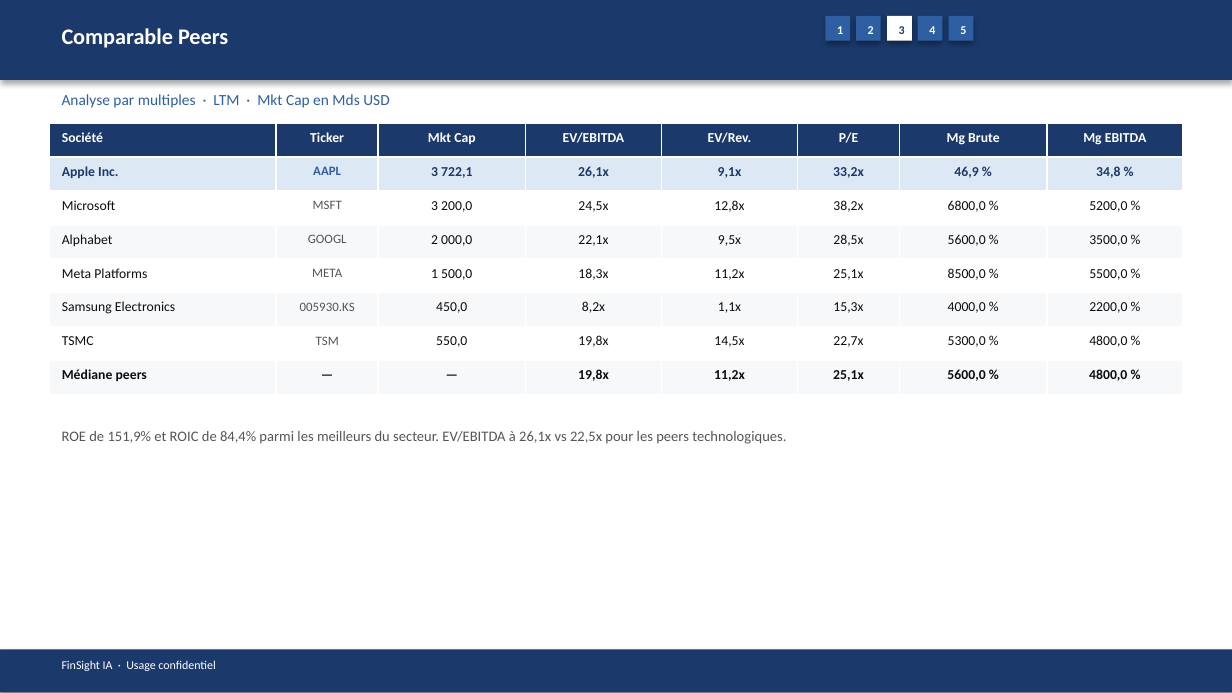
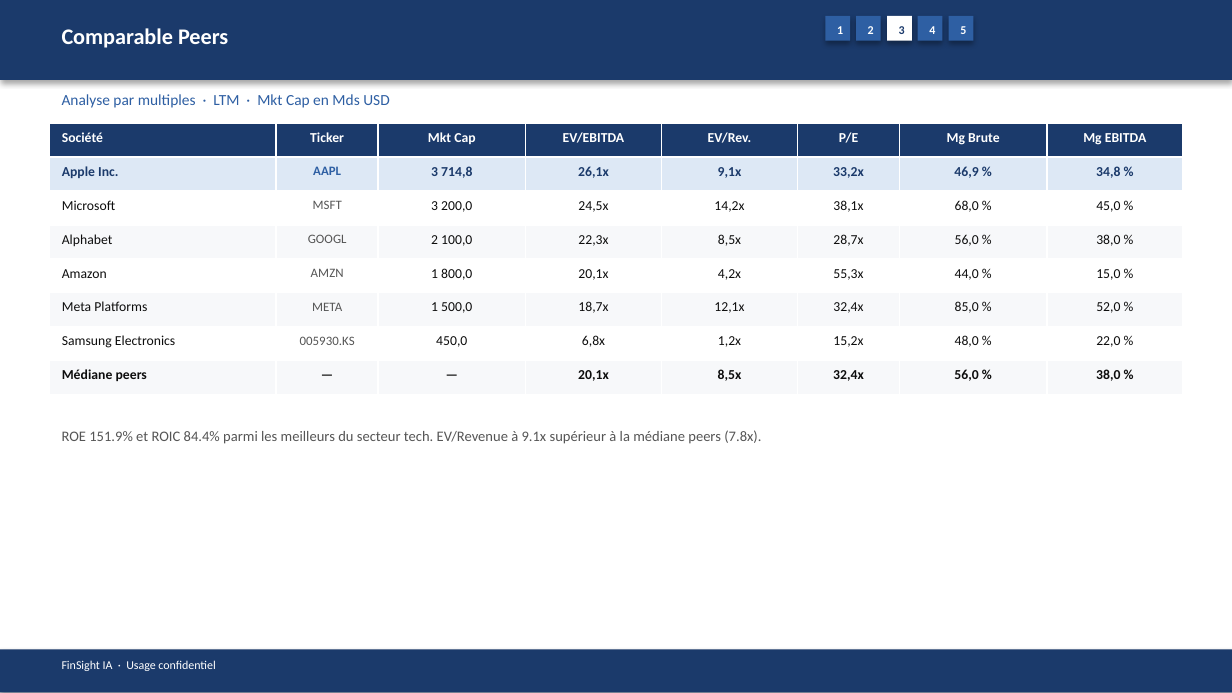
Before and after one commit to baptistejeh07-art/finsight-ia, a slide deck: slide 13 of preview/AAPL/AAPL_pitchbook.pptx. Drawn at 1232x693 pixels with LibreOffice and Linux fonts; fonts in the diff are those of the drawing. Boxes give left, top, right and bottom in pixels: in the first picture for what was removed or moved away, otherwise in the second. Text is boxed around its words. In the diff, an @@ line names an element or a change of style, - is before the commit and + after.

```diff
--- a/preview/AAPL/AAPL_pitchbook.pptx
+++ b/preview/AAPL/AAPL_pitchbook.pptx
@@ table at (x1=49, y1=123, x2=1183, y2=394) @@
-row 2, column 3: 3 722,1
+row 2, column 3: 3 714,8
-row 3: Microsoft | MSFT | 3 200,0 | 24,5x | 12,8x | 38,2x | 6800,0 % | 5200,0 %
+row 3: Microsoft | MSFT | 3 200,0 | 24,5x | 14,2x | 38,1x | 68,0 % | 45,0 %
-row 4: Alphabet | GOOGL | 2 000,0 | 22,1x | 9,5x | 28,5x | 5600,0 % | 3500,0 %
+row 4: Alphabet | GOOGL | 2 100,0 | 22,3x | 8,5x | 28,7x | 56,0 % | 38,0 %
-row 5: Meta Platforms | META | 1 500,0 | 18,3x | 11,2x | 25,1x | 8500,0 % | 5500,0 %
+row 5: Amazon | AMZN | 1 800,0 | 20,1x | 4,2x | 55,3x | 44,0 % | 15,0 %
-row 6: Samsung Electronics | 005930.KS | 450,0 | 8,2x | 1,1x | 15,3x | 4000,0 % | 2200,0 %
+row 6: Meta Platforms | META | 1 500,0 | 18,7x | 12,1x | 32,4x | 85,0 % | 52,0 %
-row 7: TSMC | TSM | 550,0 | 19,8x | 14,5x | 22,7x | 5300,0 % | 4800,0 %
+row 7: Samsung Electronics | 005930.KS | 450,0 | 6,8x | 1,2x | 15,2x | 48,0 % | 22,0 %
-row 8: Médiane peers | — | — | 19,8x | 11,2x | 25,1x | 5600,0 % | 4800,0 %
+row 8: Médiane peers | — | — | 20,1x | 8,5x | 32,4x | 56,0 % | 38,0 %
@@ text at (x1=62, y1=430, x2=761, y2=444): text changed @@
-ROE de 151,9% et ROIC de 84,4% parmi les meilleurs du secteur. EV/EBITDA à 26,1x vs 22,5x pour les peers technologiques.
+ROE 151.9% et ROIC 84.4% parmi les meilleurs du secteur tech. EV/Revenue à 9.1x supérieur à la médiane peers (7.8x).
```
Also in this commit, not shown: 14 other slides changed, 3 other files.
